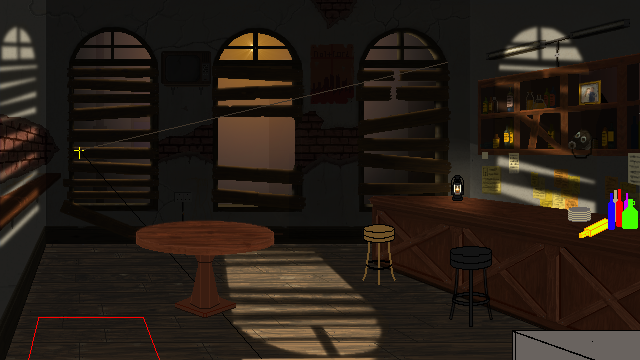
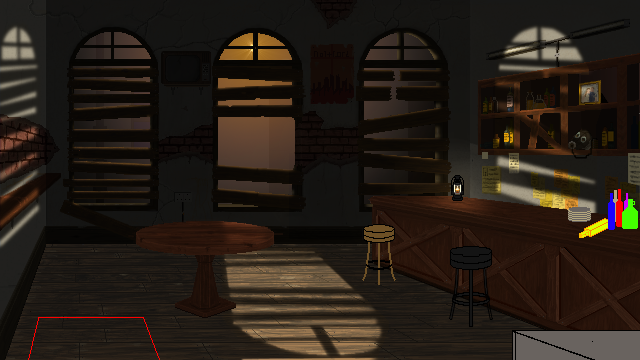
Comparing the layer stacks of the two 640 x 360 images. Changes:
hid group "Guides" (5 layers), moved it above "doorway" over box(74, 62, 448, 359)
"tableshadow": opacity 31% → 62%, painted on it over box(136, 221, 274, 318)
painted on "tables" over box(133, 219, 275, 317)
